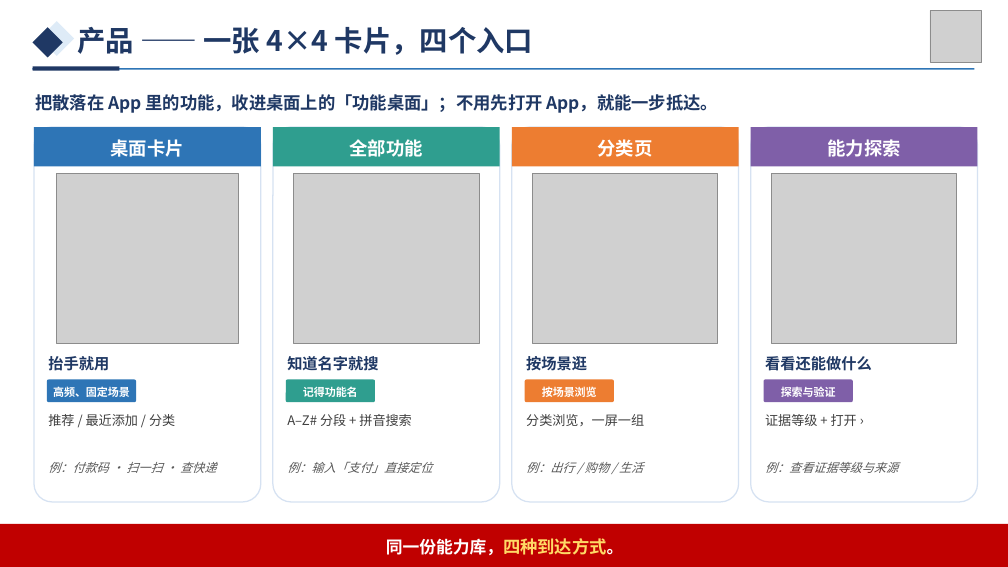
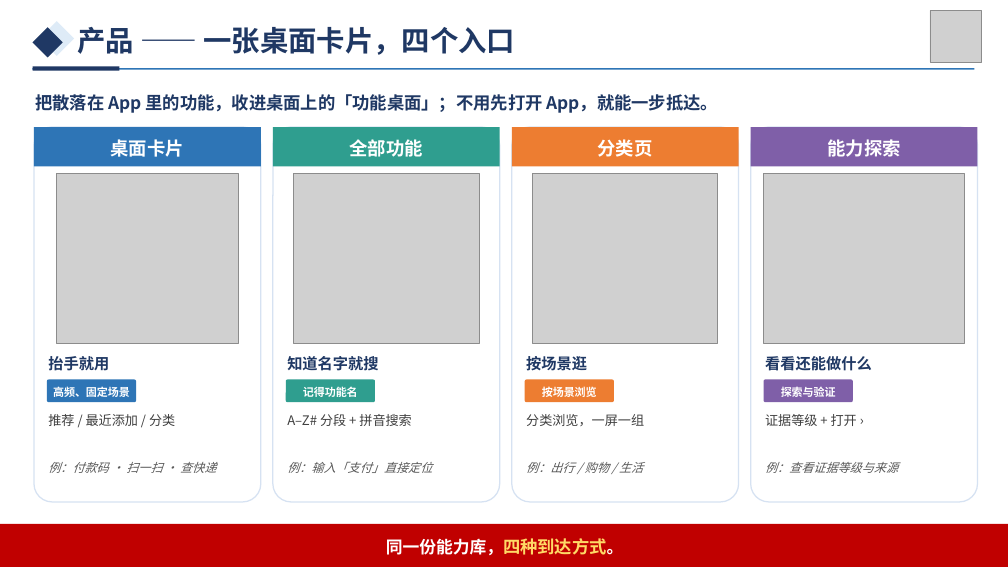
Before and after one commit to growvv/stargate, a slide deck: slide 3 of submission/StarGate_答辩PPT.pptx. Drawn at 1008x567 pixels with LibreOffice and Linux fonts; fonts in the diff are those of the drawing; grey boxes stand for pictures. Boxes give left, top, right and bottom in pixels: in the first picture for what was removed or moved away, otherwise in the second. Text is boxed around its words. In the diff, an @@ line names an element or a change of style, - is before the commit and + after.

```diff
--- a/submission/StarGate_答辩PPT.pptx
+++ b/submission/StarGate_答辩PPT.pptx
@@ text at (77, 27, 515, 55): text changed @@
-产品 —— 一张 4×4 卡片，四个入口
+产品 —— 一张桌面卡片，四个入口
@@ picture: place and size @@
-picture at (772, 174, 957, 343)
+picture at (764, 174, 965, 343)
```
Also in this commit, not shown: 3 other slides changed, 2 slides removed, 18 other files.
